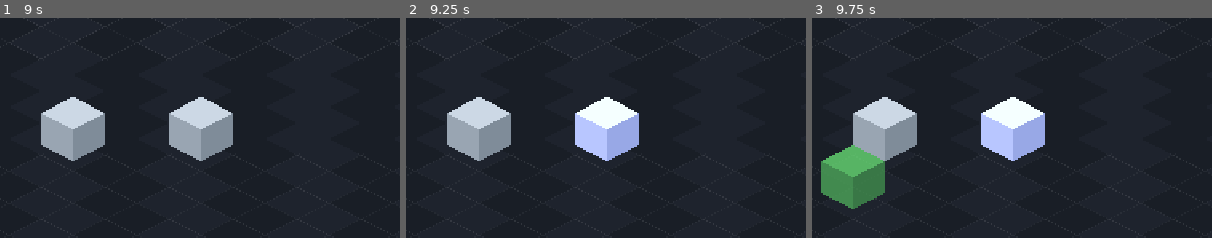
Above: before the commit, frames 1-3 (left to right).
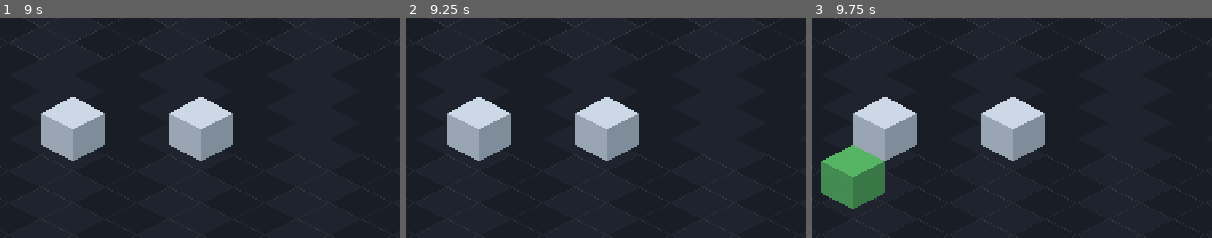
Above: after the commit, the same moments.

Repository: bdunnette/biorepository_tycoon
Game: Godot game, scene res://scenes/Main.tscn
Two runs of this game, one before a commit and one after it. Both use one fixed random seed, a clock stepped at 60 frames per second and the inputs below.
Inputs (mouse positions are % of the whole screen's width and height, from its top left):
- Up to frame 1 (9 s): click "New Arrival-01" at 0.5 s; click "New Arrival-01" at 1.25 s; click "Buy Freezer ($1000)" at 2 s; click "Pending-A-4" at 2.75 s; click "Buy Freezer ($1000)" at 3.5 s; click "Pending-A-4" at 4.25 s; click "Buy Freezer ($1000)" at 5 s; click "New Arrival-01" at 5.75 s; click "Pending-A-4" at 6.5 s; tap Enter at 7.25, 8.75 s; drag from (38, 52) to (6, 74) at 7.27 s; tap Space at 8 s; drag from (54, 52) to (6, 74) at 8.02 s; move the mouse to (70, 52) at 8.77 s; click (70, 52) at 8.92 s
- Up to frame 2 (9.25 s): no input
- Up to frame 3 (9.75 s): tap Space at 9.5 s; drag from (45, 69) to (54, 52) at 9.52 s
The pictures show only the part of the screen within x 45-95%, y 29-79%; the shares and areas given below are measured in that part.

Frame 1 is identical in both runs. In frame 2, 3.5% of the frame differs, in the area x 42-59%, y 35-65%; in frame 3, 3.5%.

Commit message:
fix: Remove debug print and fix fallback input handling logic
- Remove debug print from _show_picker
- Fix incorrect is_pressed() check in Freezer._input fallback handler
- Add gui_is_dragging() check to prevent conflicts with GUI interactions

Co-authored-by: bdunnette <175838+bdunnette@users.noreply.github.com>

Diff:
--- a/scripts/Freezer.gd
+++ b/scripts/Freezer.gd
@@ -31,12 +31,13 @@
 
 func _input(event):
 	# Fallback if pickable system is blocked but event reaches node
-	# Only process if the event wasn't already handled
+	# Only process if the event wasn't already handled by _on_input_event
 	if event is InputEventMouseButton and event.pressed and event.button_index == MOUSE_BUTTON_LEFT:
-		if not event.is_pressed():  # Event was consumed
-			return
 		var local_pos = to_local(get_global_mouse_position())
 		if Geometry2D.is_point_in_polygon(local_pos, $CollisionPolygon2D.polygon):
+			# Don't process if this is during building mode or if viewport is handling GUI
+			if GameManager.building_mode or get_viewport().gui_is_dragging():
+				return
 			handle_click(event)
 			get_viewport().set_input_as_handled()
 
--- a/scripts/InventoryUI.gd
+++ b/scripts/InventoryUI.gd
@@ -150,7 +150,6 @@
 	# If there is nothing to pick, do not show the picker panel
 	if GameManager.bin.size() == 0:
 		picker_panel.visible = false
-		print("Bin is empty!")
 		return
 
 	picker_panel.visible = true
